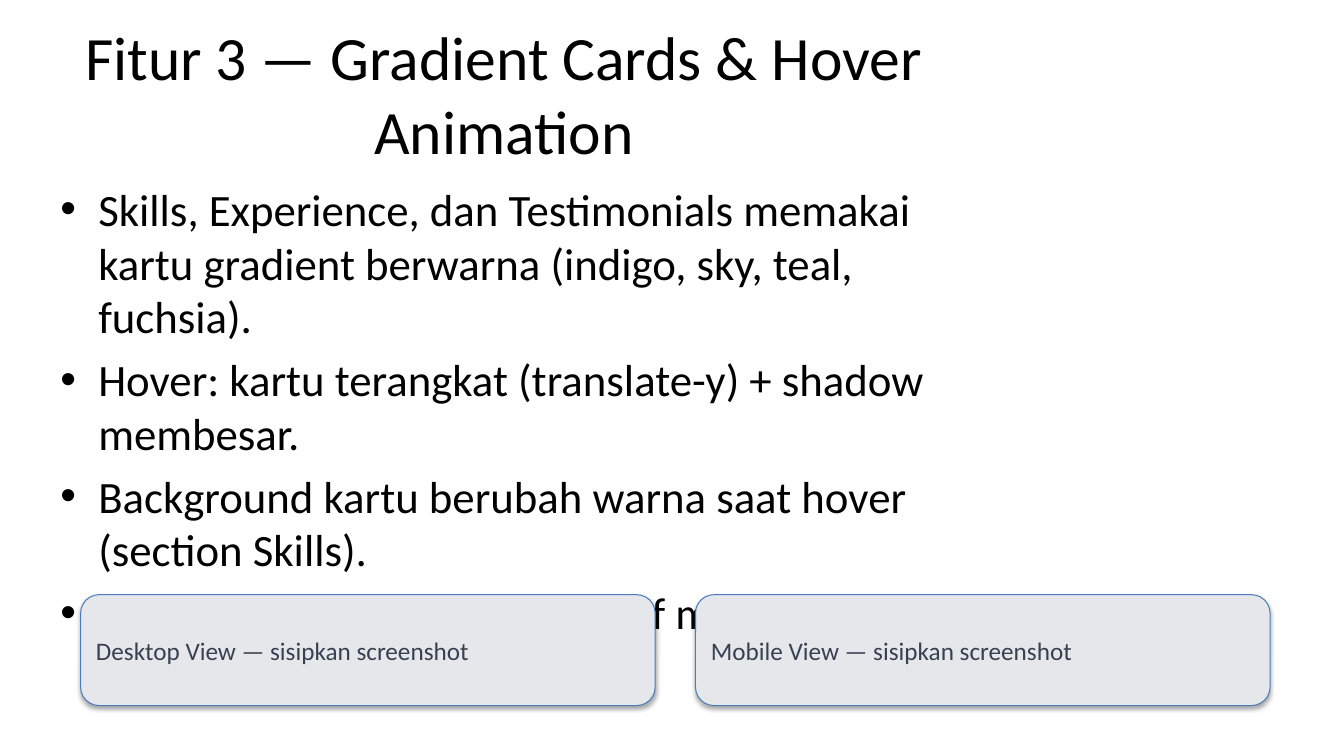
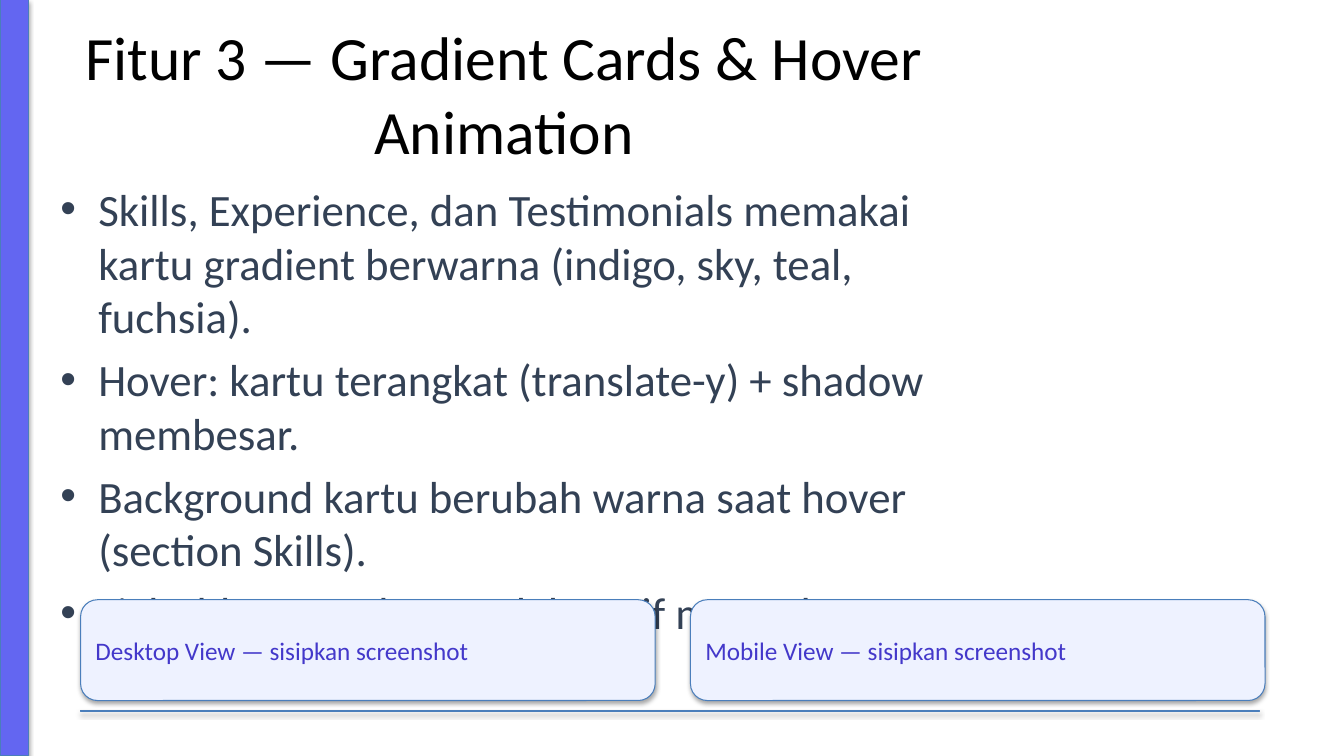
Before and after one commit to davidmuhamad97-ops/my_personalweb, a slide deck: slide 4 of presentation/Code-Challenge-2-Presentasi.pptx. Drawn at 1344x756 pixels with LibreOffice and Linux fonts; fonts in the diff are those of the drawing. Boxes give left, top, right and bottom in pixels: in the first picture for what was removed or moved away, otherwise in the second. Text is boxed around its words. In the diff, an @@ line names an element or a change of style, - is before the commit and + after.

Commit message:
docs: restyle presentation deck with branded theme

```diff
--- a/presentation/Code-Challenge-2-Presentasi.pptx
+++ b/presentation/Code-Challenge-2-Presentasi.pptx
@@ rectangle added at (0,0,28,756), fill #6366F1, outline #4B7EBC 0.75 pt @@
@@ text "Skills, Experience, dan Testimonials memakai ..." at (98,195,923,664): text colour #000000 to #334155 @@
@@ rounded rectangle "Desktop View — sisipkan screenshot": place and size @@
-rounded rectangle "Desktop View — sisipkan screenshot" at (81,595,655,706)
+rounded rectangle "Desktop View — sisipkan screenshot" at (81,600,655,701)
@@ rounded rectangle "Desktop View — sisipkan screenshot" at (81,600,655,701): text colour #374151 to #4338CA; fill #E5E7EB to #EEF2FF @@
@@ rounded rectangle "Mobile View — sisipkan screenshot" at (691,600,1265,701): text colour #374151 to #4338CA; fill #E5E7EB to #EEF2FF @@
@@ rounded rectangle "Mobile View — sisipkan screenshot": place and size @@
-rounded rectangle "Mobile View — sisipkan screenshot" at (696,595,1270,706)
+rounded rectangle "Mobile View — sisipkan screenshot" at (691,600,1265,701)
@@ rectangle added at (81,711,1260,712), fill #E2E8F0, outline #4B7EBC 0.75 pt @@
```
Also in this commit, not shown: 8 other slides changed, 1 other file.
